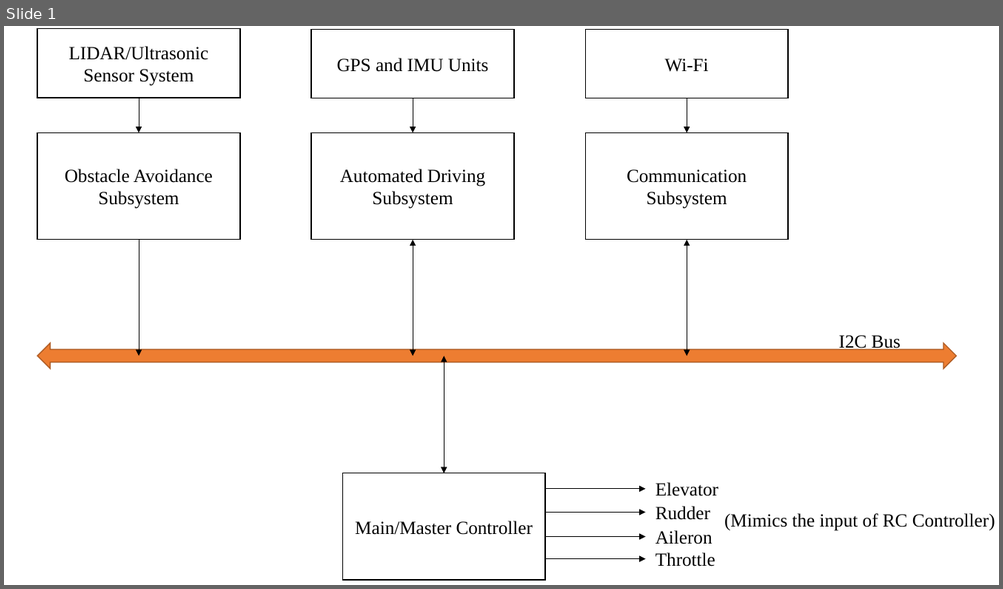
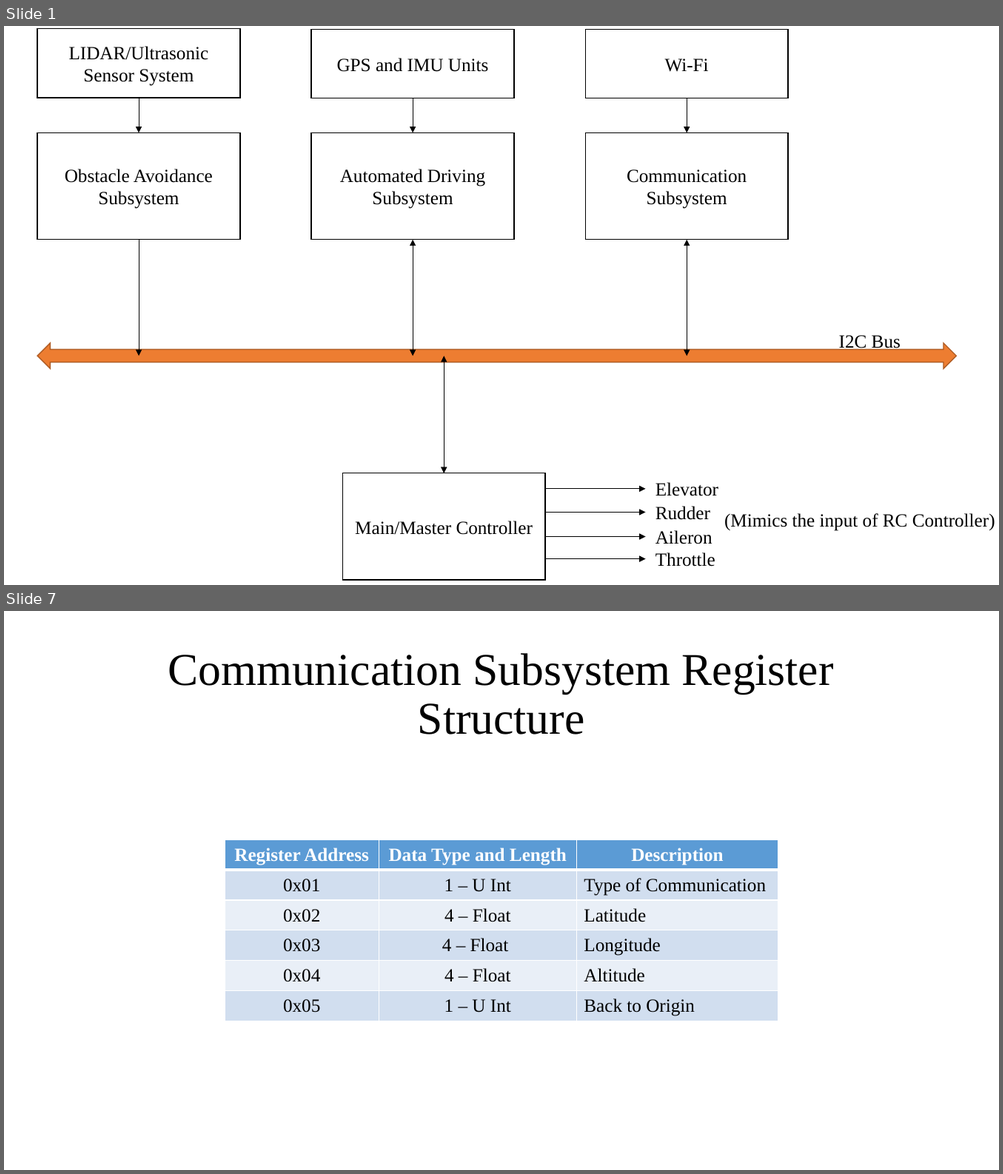
Before and after one commit to jeevaraam/AutoDrone, a slide deck: Documentation/Blocks.pptx. Shown one above the other, each under a label of ours: slide 1 before the commit, slides 1 and 7 after it; the slides between them are not shown. The pictures are 1003x589 and 1003x1174 pixels, drawn with LibreOffice and Linux fonts; fonts in the diff are those of the drawing. Boxes give left, top, right and bottom in pixels: in the first picture for what was removed or moved away, otherwise in the second. Text is boxed around its words. In the diff, an @@ line names an element or a change of style, - is before the commit and + after.

Commit message:
Subsystem Implementation Blocks and Register Structure

```diff
--- a/Documentation/Blocks.pptx
+++ b/Documentation/Blocks.pptx
@@ slide 7 added at (x1=4, y1=611, x2=999, y2=1170), background #FFFFFF @@
@@ title added at (x1=168, y1=653, x2=834, y2=735), 44 pt, text #000000 @@
+Communication Subsystem Register Structure
@@ table added at (x1=225, y1=840, x2=779, y2=1022), 6 rows, 3 columns @@
+Register Address | Data Type and Length | Description
+0x01 | 1 – U Int | Type of Communication
+0x02 | 4 – Float | Latitude
+0x03 | 4 – Float | Longitude
+0x04 | 4 – Float | Altitude
+0x05 | 1 – U Int | Back to Origin
```
Also in this commit, not shown: 6 other slides added, 1 other file.
